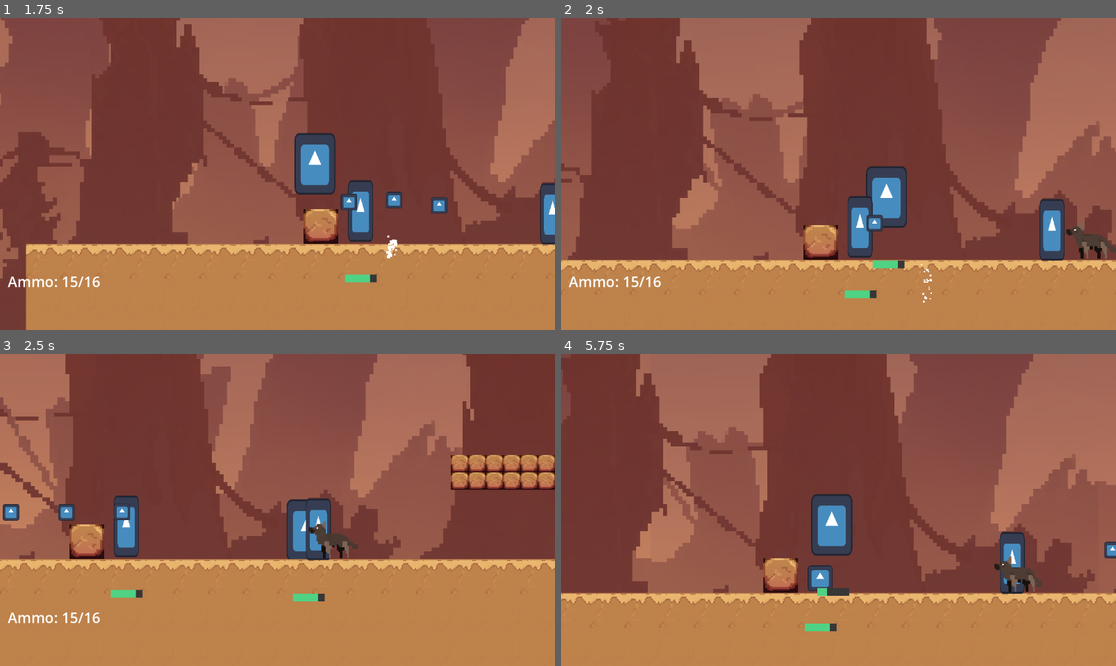
Above: before the commit, frames 1-4 (two rows, left to right).
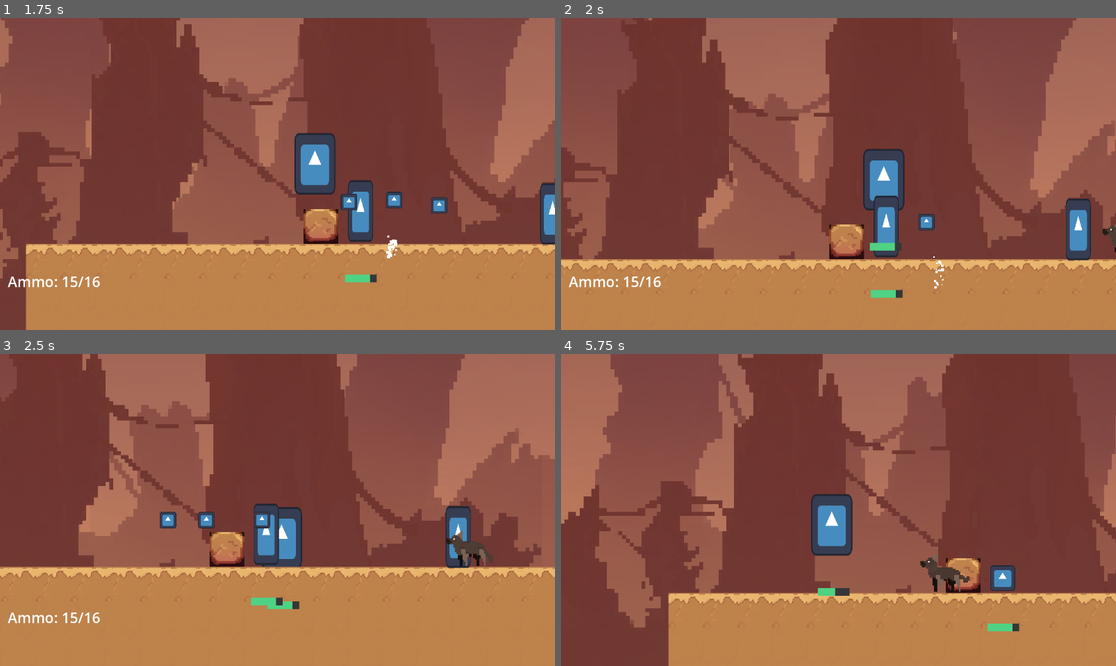
Above: after the commit, the same moments.

Repository: dzfrias/gladiator
Game: Godot game, scene res://scenes/level_playtest.tscn
Two runs of this game, one before a commit and one after it. Both use one fixed random seed, a clock stepped at 60 frames per second and the inputs below. This scene is started directly instead of the project's main scene. The engine's default icon, where the game draws it, is replaced by a stand-in: a white triangle on a blue panel in a dark square.
Inputs (mouse positions are in pixels of both pictures, inside the frame that each line leads up to):
- Up to frame 1 (1.75 s): move the mouse to (399, 158) at 0.52 s; hold S (crouch) 0.53-1.28 s; hold D (right) from 0.53 s (still down); tap Space (jump) at 0.77, 1.07, 1.52 s; move the mouse to (166, 189) at 1.27 s; click (166, 189) at 1.35 s
- Up to frame 2 (2 s): keep holding D (right); tap Space (jump) at 1.82 s
- Up to frame 3 (2.5 s): move the mouse to (333, 441) at 2.02 s; release D (right) at 2.03 s; hold A (left) from 2.03 s (still down); hold E (roll) from 2.03 s (still down)
- Up to frame 4 (5.75 s): move the mouse to (810, 572) at 2.77 s; release A (left) at 2.78 s; release E (roll) at 2.78 s; hold D (right) 2.78-4.28 s; tap Q (toggle_weapon) at 2.85 s; tap Space (jump) at 3.02, 3.32, 3.77, 4.07, 4.52, 4.82 s; move the mouse to (1005, 556) at 3.52 s; hold S (crouch) 3.53-4.28 s; move the mouse to (672, 463) at 4.27 s; hold A (left) 4.28-5.03 s; click (672, 463) at 4.35 s; move the mouse to (866, 510) at 5.02 s; hold D (right) from 5.03 s (still down); hold E (roll) from 5.03 s (still down)

Frame 1 is identical in both runs. In frame 2, 24% of the frame differs, in the area x 0-100%, y 0-92%; in frame 3, 54%, in the area x 0-100%, y 0-82%; in frame 4, 52%.
Error in both runs: Invalid assignment of property or key 'position' with value of type 'Vector2' on a base object of type 'Nil'. (res://scripts/player/player.gd:120)

Commit message:
Freeze time when player gets hit

Diff:
--- a/scripts/player/player.gd
+++ b/scripts/player/player.gd
@@ -182,6 +182,11 @@
 	print("Player hit")
 	$Health.take_damage(amount, direction)
 
+func _freeze_time():
+	get_tree().paused = true
+	await get_tree().create_timer(0.2).timeout
+	get_tree().paused = false
+
 func _roll() -> void:
 	_state = State.ROLL
 	_is_jumping = false
@@ -205,7 +210,7 @@
 	print("The player has died")
 
 func _on_health_damage_taken(_amount: int, _direction: Vector2) -> void:
-	assert(collision_layer == Constants.PLAYER_LAYER | Constants.ENTITY_LAYER)
+	_freeze_time()
 	collision_layer = Constants.INVINCIBLE_LAYER
 	_flash_invincible()
 	await get_tree().create_timer(invincible_time).timeout
